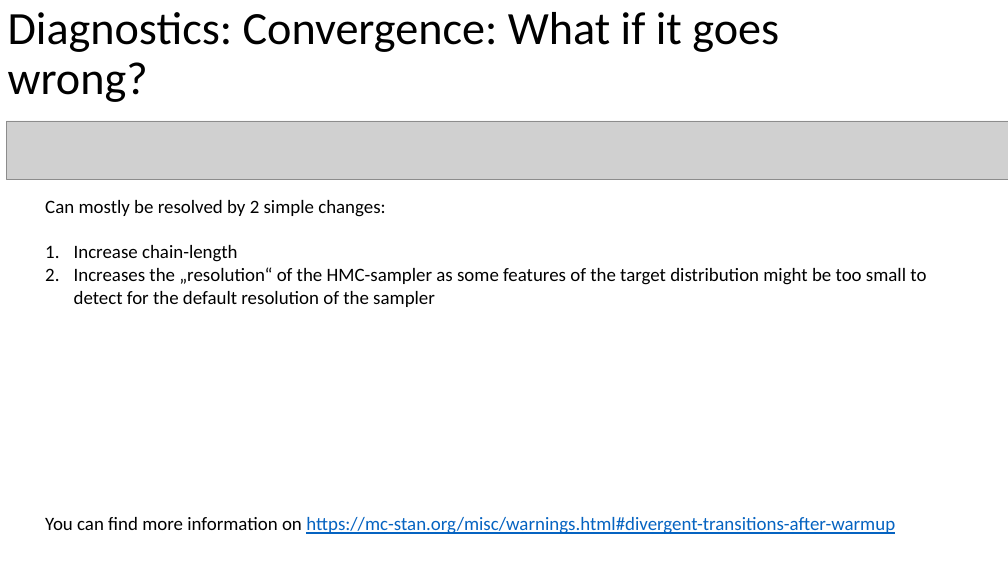
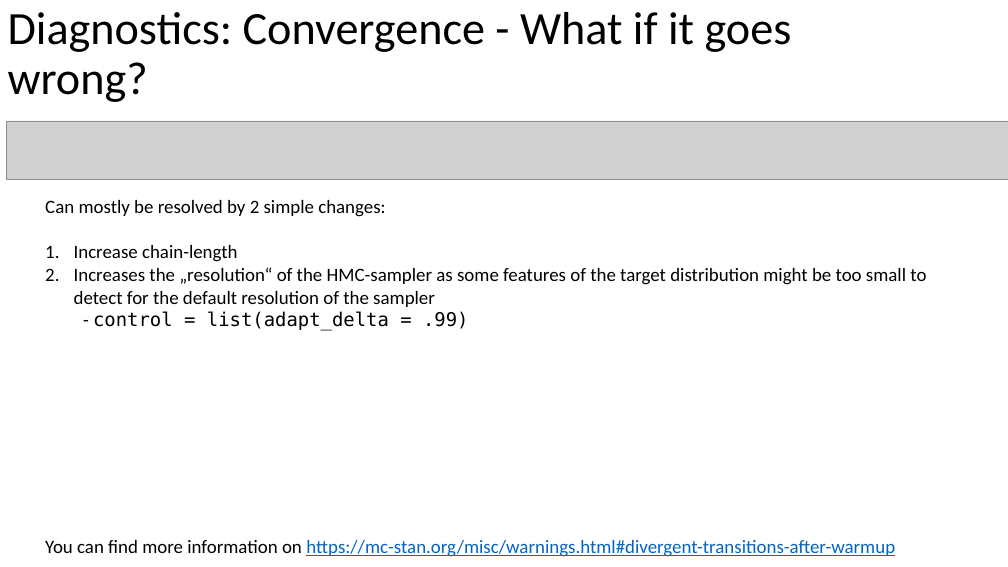
Before and after one commit to julianquandt/brms-intro-SIPS2019, a slide deck: slide 48 of intro_to_brms.pptx. Drawn at 1008x567 pixels with LibreOffice and Linux fonts; fonts in the diff are those of the drawing; grey boxes stand for pictures. Boxes give left, top, right and bottom in pixels: in the first picture for what was removed or moved away, otherwise in the second. Text is boxed around its words. In the diff, an @@ line names an element or a change of style, - is before the commit and + after.

```diff
--- a/intro_to_brms.pptx
+++ b/intro_to_brms.pptx
@@ title at [8, 12, 792, 102]: text changed @@
-Diagnostics: Convergence: What if it goes wrong?
+Diagnostics: Convergence - What if it goes wrong?
@@ text at [93, 311, 469, 331]: paragraph added @@
+    - control = list(adapt_delta = .99)
```
Also in this commit, not shown: 4 other slides changed.
